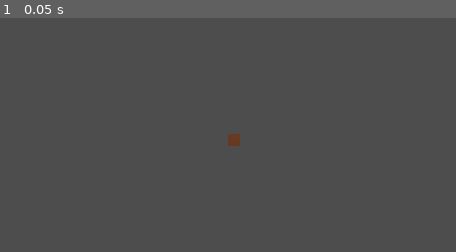
Above: before the commit, frame 1.
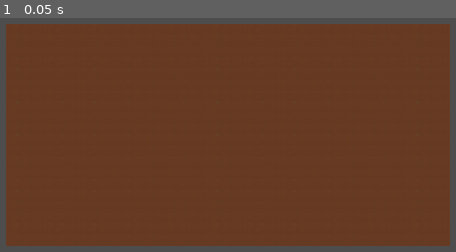
Above: after the commit, the same moment.

Repository: NxtCreator/Entrenched
Game: Godot game, scene res://scenes/main.tscn
Two runs of this game, one before a commit and one after it. Both use one fixed random seed, a clock stepped at 60 frames per second and the inputs below.
Inputs:
- Up to frame 1 (0.05 s): no input

The runs differ from the first frame. In frame 1, 92% of the frame differs, in the area x 1-99%, y 2-98%.

Commit message:
Fill Ground with a 40x20 dirt grid using nested loops and WIDTH/DEPTH constants

Diff:
--- a/scenes/main.gd
+++ b/scenes/main.gd
@@ -1,9 +1,13 @@
 extends Node2D
 
+const WIDTH = 40
+const DEPTH = 20
 
 func _ready() -> void:
-	$Ground.set_cell(
-		Vector2i(0, 0),
-		0,
-		Vector2i(0, 0)
-	)
+	for y in range(DEPTH):
+		for x in range(WIDTH):
+			$Ground.set_cell(
+				Vector2i(x, y),
+				0,
+				Vector2i(0, 0)
+			)
--- a/scenes/main.tscn
+++ b/scenes/main.tscn
@@ -6100,3 +6100,4 @@
 tile_set = SubResource("TileSet_q2x4p")
 
 [node name="Camera2D" type="Camera2D" parent="." unique_id=2084515810]
+position = Vector2(320, 160)
